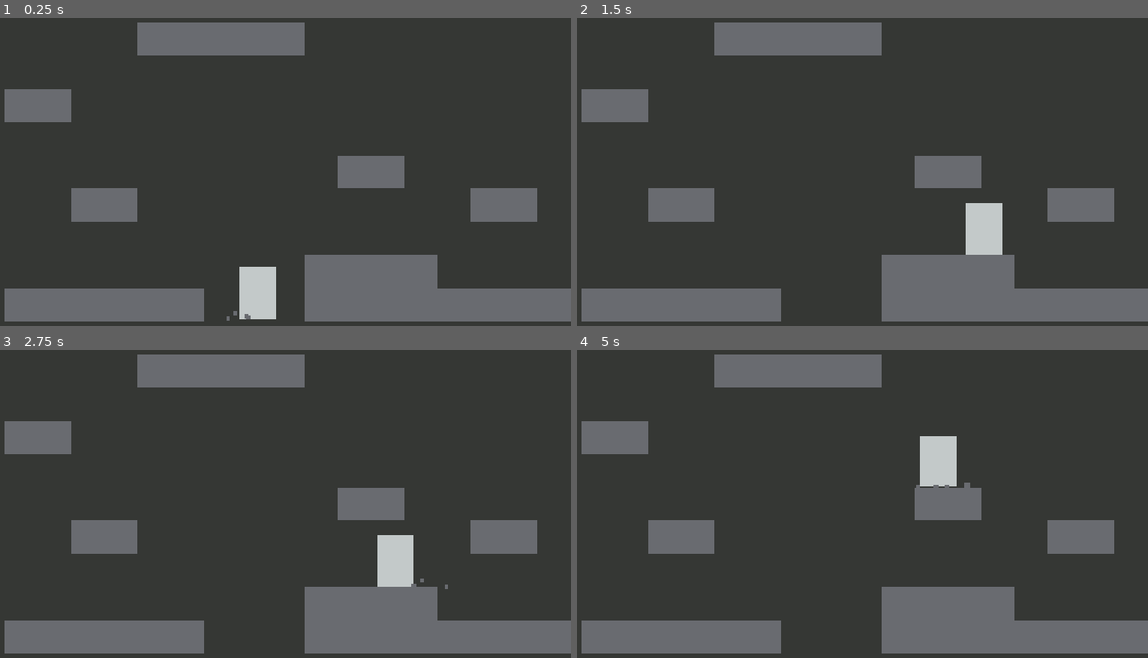
Above: before the commit, frames 1-4 (two rows, left to right).
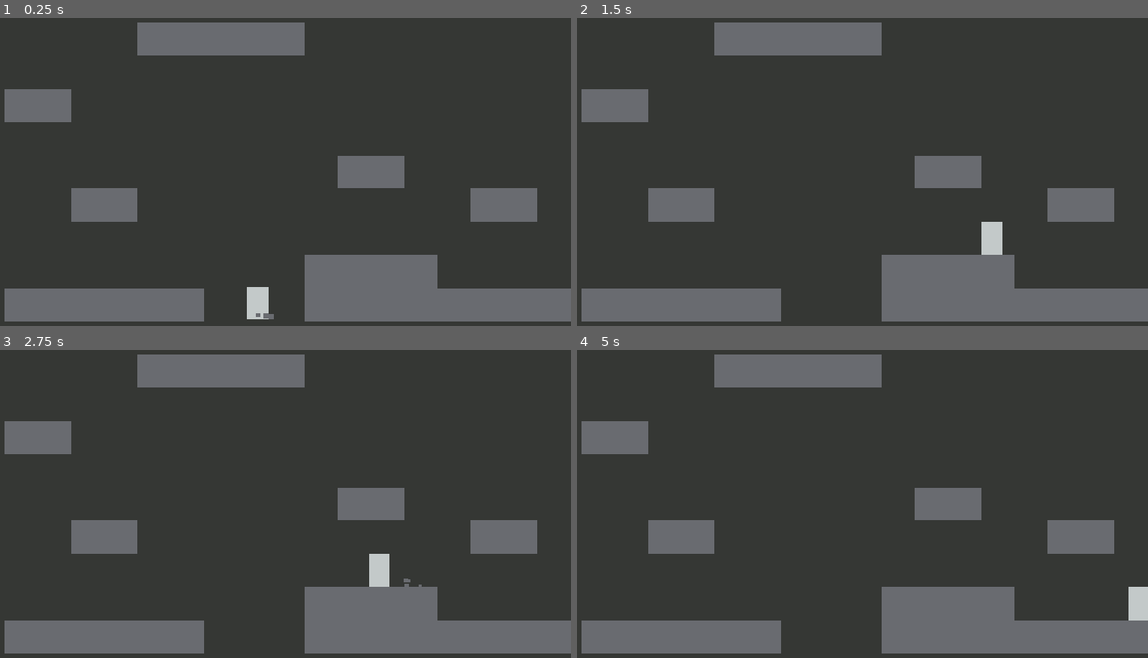
Above: after the commit, the same moments.

Repository: harperstoeckle/mole_game
Game: Godot game, scene res://scenes/main.tscn
The game is run twice, just before and just after one commit, with the same random seed, the same clock (stepped at 60 frames per second) and the same inputs.
Inputs:
- Up to frame 1 (0.25 s): no input
- Up to frame 2 (1.5 s): hold D (right) from 0.53 s (still down); tap Space (jump) at 0.77 s
- Up to frame 3 (2.75 s): tap Space (jump) at 1.52 s; release D (right) at 2.03 s; hold A (left) from 2.03 s (still down)
- Up to frame 4 (5 s): release A (left) at 2.78 s; hold D (right) 2.78-4.28 s; tap Space (jump) at 3.02, 3.77, 4.52 s; hold A (left) from 4.28 s (still down)

The runs differ from the first frame. In frame 1, 0.7% of the frame differs, in the area x 39-49%, y 80-99%; in frame 2, 0.7%; in frame 3, 1.0%; in frame 4, 1.5%, in the area x 59-100%, y 27-88%.

Commit message:
Make the player a bit smaller

Diff:
--- a/scenes/effects/player_jump.tscn
+++ b/scenes/effects/player_jump.tscn
@@ -12,7 +12,7 @@
 [sub_resource type="ParticleProcessMaterial" id="ParticleProcessMaterial_et3mq"]
 particle_flag_disable_z = true
 emission_shape = 3
-emission_box_extents = Vector3(50, 1, 1)
+emission_box_extents = Vector3(20, 1, 1)
 direction = Vector3(0, -1, 0)
 spread = 80.0
 initial_velocity_min = 129.19
--- a/scenes/player.tscn
+++ b/scenes/player.tscn
@@ -10,7 +10,7 @@
 point_count = 3
 
 [sub_resource type="RectangleShape2D" id="RectangleShape2D_u8vuu"]
-size = Vector2(70, 100)
+size = Vector2(40, 64)
 
 [sub_resource type="Animation" id="Animation_u8vuu"]
 length = 0.001
@@ -105,13 +105,13 @@
 floor_friction = 0.95
 
 [node name="CollisionShape2D" type="CollisionShape2D" parent="." unique_id=1981543053]
+position = Vector2(0, -32)
 shape = SubResource("RectangleShape2D_u8vuu")
 
 [node name="ColorRect" type="ColorRect" parent="." unique_id=1982897312]
-offset_left = -35.0
-offset_top = -50.0
-offset_right = 35.0
-offset_bottom = 50.0
+offset_left = -20.0
+offset_top = -64.0
+offset_right = 20.0
 pivot_offset_ratio = Vector2(0.5, 1)
 color = Color(0.7663, 0.788815, 0.79, 1)
 
@@ -119,7 +119,6 @@
 libraries/ = SubResource("AnimationLibrary_g2els")
 
 [node name="EffectSpawner" type="Node2D" parent="." unique_id=1272859641]
-position = Vector2(0, 50)
 script = ExtResource("2_g2els")
 scene = ExtResource("3_qhqgy")
 metadata/_custom_type_script = "uid://0tlhn1hb7swc"
